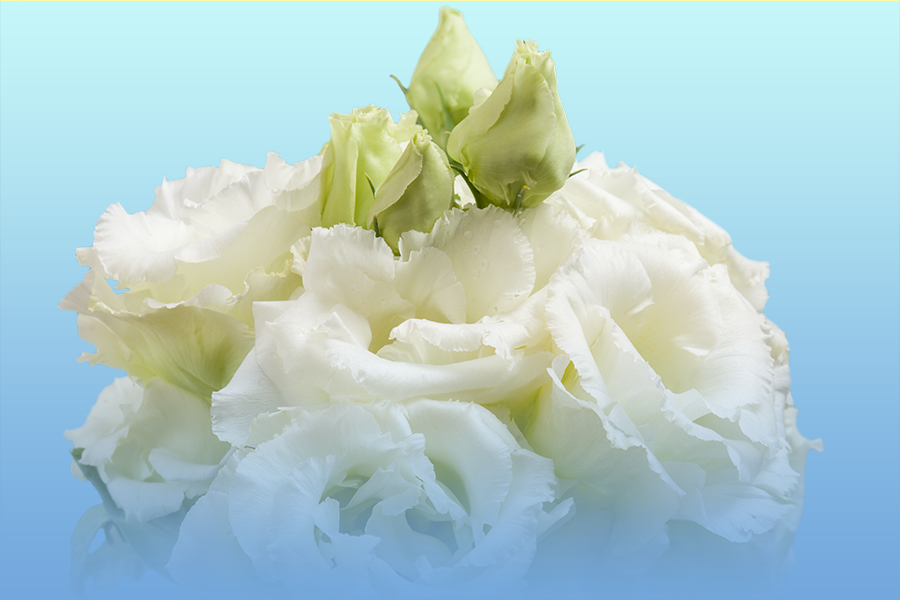
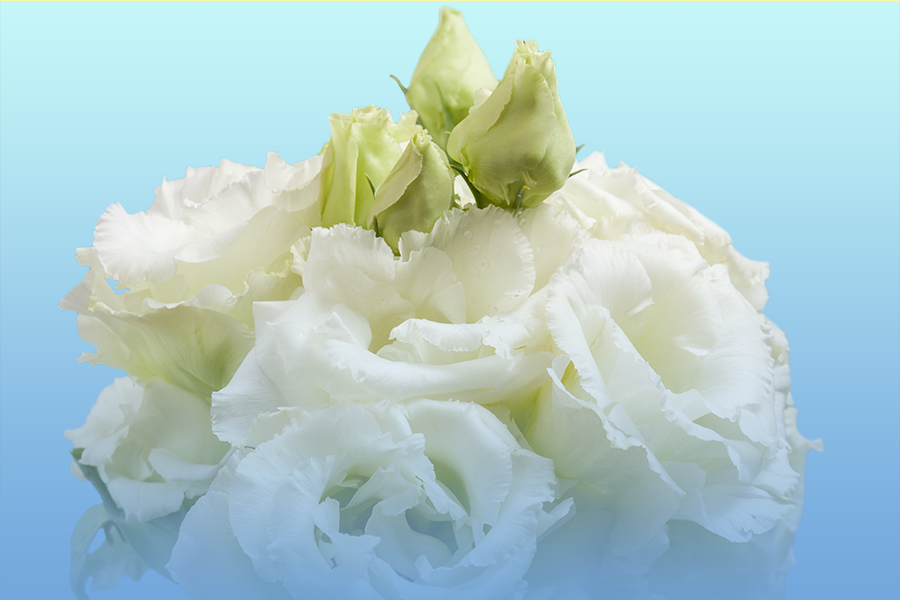
The second w=900, h=600 image is a revision of the first. Changes to its layers:
painted on "レイヤー 1" over [57, 204, 804, 600]
painted on "グラデーション 1" over [57, 204, 804, 523]